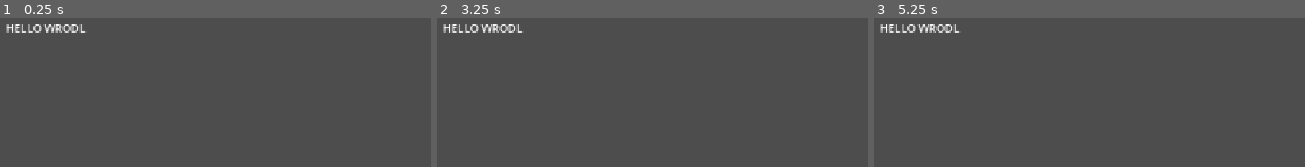
Above: before the commit, frames 1-3 (left to right).
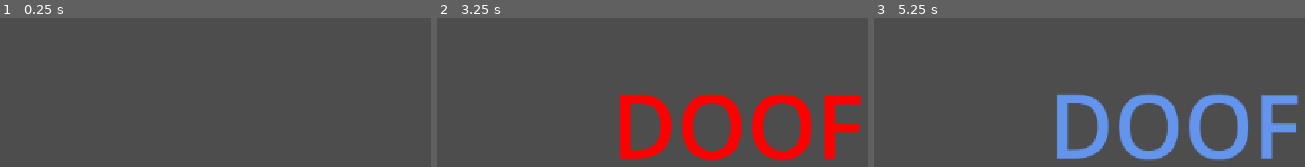
Above: after the commit, the same moments.

Repository: samstokes/jammin
Game: Godot game, scene res://dummy.tscn
Two runs of this game, one before a commit and one after it. Both use one fixed random seed, a clock stepped at 60 frames per second and the inputs below.
Inputs:
- Up to frame 1 (0.25 s): no input
- Up to frame 2 (3.25 s): tap Enter at 0.5, 2 s; hold F (beat_main) 0.53-1.28 s; tap Space at 1.25, 2.75 s; tap F (beat_main) at 1.35, 2.85 s; hold F (beat_main) 2.03-2.78 s
- Up to frame 3 (5.25 s): tap Enter at 3.5 s; hold F (beat_main) 3.53-4.28 s; tap F (beat_main) at 4.35 s; tap Space at 5 s; hold F (beat_main) from 5.03 s (still down)

The runs differ from the first frame. In frame 1, 0.7% of the frame differs, in the area x 1-20%, y 4-11%; in frame 2, 11%, in the area x 1-99%, y 4-96%; in frame 3, 11%.

Commit message:
feel out interface between beat tracker and main scene

Diff:
--- a/beat_tracker.gd
+++ b/beat_tracker.gd
@@ -1,24 +1,29 @@
 extends Node
+
+signal hit
+signal miss
 
 ### Beat tracking for player inputs.
 # Likely low precision due to Godot batching input events
 
-# TODO receive beats from another scene (via want_beat(beat) or beat_ready(beat) or something)
-# var next_beat = "beat_d"
-
-@export var beatslop_ms: int = 200
-var last_beat = INT64_MAX
-
-func _ready() -> void:
-	$BeatTimer.start()
+var is_on_beat: bool = false
+var did_hit: bool = false
 
 func _unhandled_input(event: InputEvent) -> void:
 	if event.is_action_pressed("beat_main"):
-		# TODO handle slightly early beats.
-		# (Can't just subtract from timestamp, since timer won't have fired yet.)
-		var is_on_beat = Time.get_ticks_msec() <= last_beat + beatslop_ms
-		print("doof!", is_on_beat)
+		if is_on_beat:
+			did_hit = true
+			hit.emit()
+		else:
+			miss.emit()
 
-func _on_beat_timer_timeout() -> void:
-	last_beat = Time.get_ticks_msec()
-	print("doof?")
+# call this slightly *before* the beat to allow for slightly early input
+func beat_ready() -> void:
+	is_on_beat = true
+	did_hit = false
+
+# if the player already hit the beat, this will do nothing, otherwise it will fire a miss signal
+func beat_expired() -> void:
+	is_on_beat = false
+	if not did_hit:
+		miss.emit()
--- a/beat_tracker.tscn
+++ b/beat_tracker.tscn
@@ -4,7 +4,3 @@
 
 [node name="BeatTracker" type="Node" unique_id=779208897]
 script = ExtResource("1_ibw0e")
-
-[node name="BeatTimer" type="Timer" parent="." unique_id=1851829060]
-
-[connection signal="timeout" from="BeatTimer" to="." method="_on_beat_timer_timeout"]
--- /dev/null
+++ b/dummy.gd
@@ -0,0 +1,29 @@
+extends Label
+
+# Called when the node enters the scene tree for the first time.
+func _ready() -> void:
+	await get_tree().create_timer(2.0).timeout
+	$BeatTimer.start()
+
+
+# Called every frame. 'delta' is the elapsed time since the previous frame.
+func _process(delta: float) -> void:
+	pass
+
+
+func _on_beat_timer_timeout() -> void:
+	$BeatTracker.beat_ready()
+	remove_theme_color_override("font_color")
+	show()
+	await get_tree().create_timer(0.2).timeout
+	$BeatTracker.beat_expired()
+	await get_tree().create_timer(0.3).timeout
+	hide()
+
+
+func _on_beat_tracker_hit() -> void:
+	add_theme_color_override("font_color", Color.CORNFLOWER_BLUE)
+
+
+func _on_beat_tracker_miss() -> void:
+	add_theme_color_override("font_color", Color.RED)
--- a/dummy.tscn
+++ b/dummy.tscn
@@ -1,12 +1,31 @@
 [gd_scene format=3 uid="uid://lrn8e4nl1gwm"]
 
 [ext_resource type="PackedScene" uid="uid://bph2b0jihsi6y" path="res://beat_tracker.tscn" id="1_gtj52"]
+[ext_resource type="Script" uid="uid://bibtlqjhjrssr" path="res://dummy.gd" id="1_xmspm"]
 
 [node name="Label" type="Label" unique_id=373261833]
-offset_left = 151.0
-offset_top = 174.0
-offset_right = 191.0
-offset_bottom = 197.0
-text = "HELLO WRODL"
+visible = false
+anchors_preset = 8
+anchor_left = 0.5
+anchor_top = 0.5
+anchor_right = 0.5
+anchor_bottom = 0.5
+offset_left = -541.0
+offset_top = -250.5
+offset_right = 541.0
+offset_bottom = 250.5
+grow_horizontal = 2
+grow_vertical = 2
+theme_override_font_sizes/font_size = 128
+text = "DOOF"
+horizontal_alignment = 1
+vertical_alignment = 1
+script = ExtResource("1_xmspm")
 
 [node name="BeatTracker" parent="." unique_id=779208897 instance=ExtResource("1_gtj52")]
+
+[node name="BeatTimer" type="Timer" parent="." unique_id=1327587345]
+
+[connection signal="hit" from="BeatTracker" to="." method="_on_beat_tracker_hit"]
+[connection signal="miss" from="BeatTracker" to="." method="_on_beat_tracker_miss"]
+[connection signal="timeout" from="BeatTimer" to="." method="_on_beat_timer_timeout"]
Not shown, added: dummy.gd.uid
